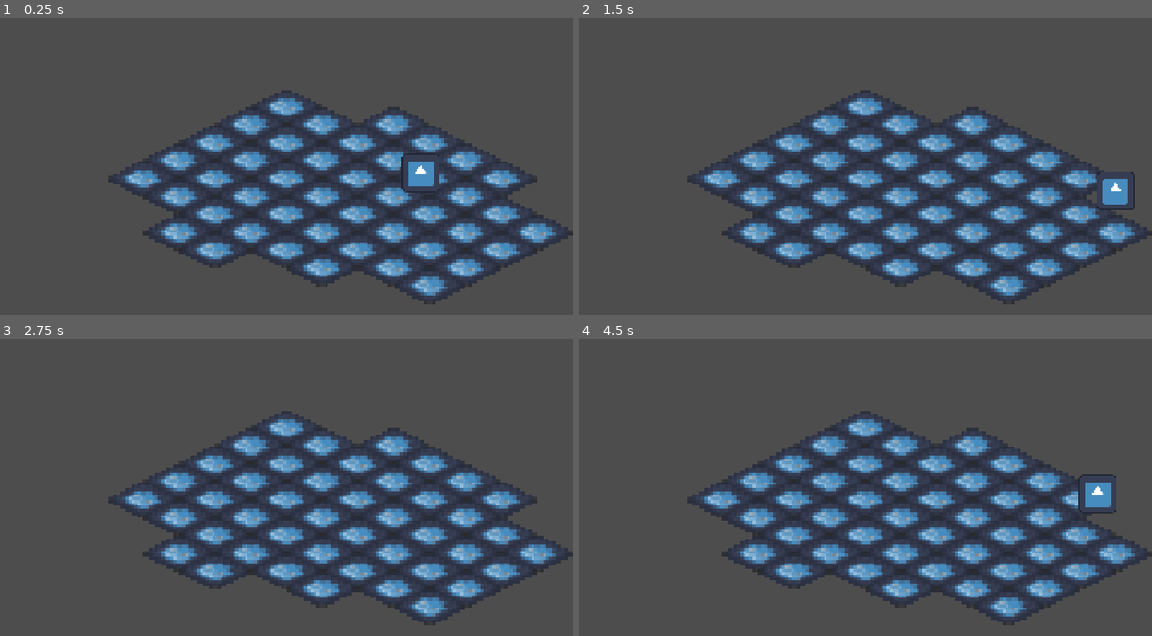
Above: before the commit, frames 1-4 (two rows, left to right).
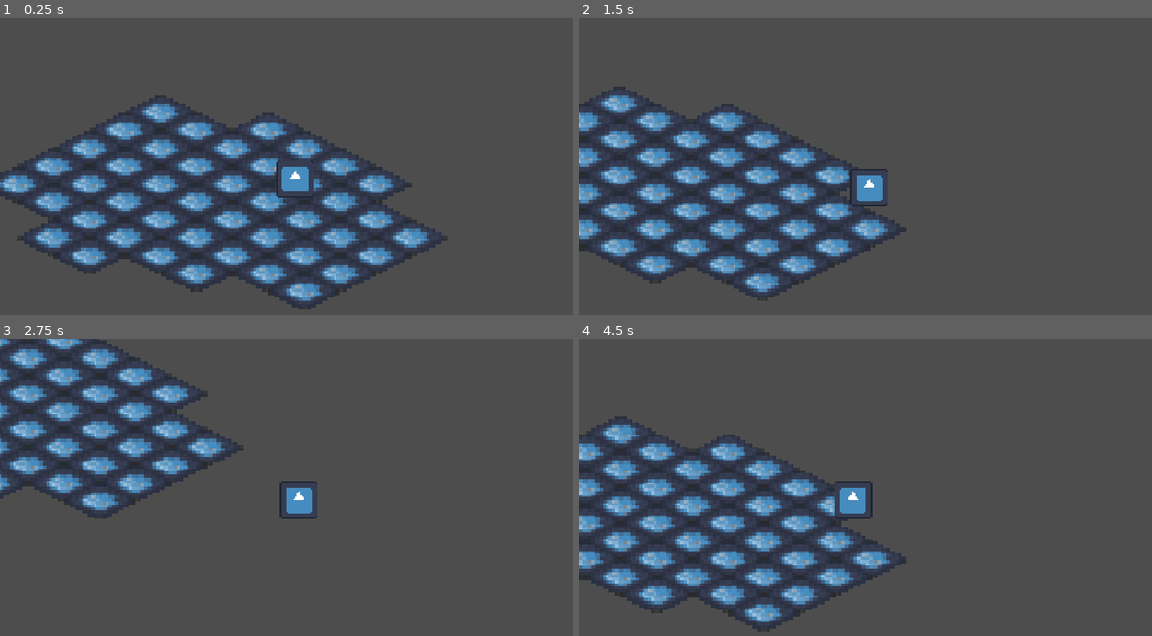
Above: after the commit, the same moments.

Repository: Dodge100/goon-game
Game: Godot game, scene res://scenes/game_scene.tscn
The game is run twice, just before and just after one commit, with the same random seed, the same clock (stepped at 60 frames per second) and the same inputs. The engine's default icon, where the game draws it, is replaced by a stand-in: a white triangle on a blue panel in a dark square.
Inputs:
- Up to frame 1 (0.25 s): no input
- Up to frame 2 (1.5 s): hold D (move_right) 0.53-1.28 s; hold S (move_down) from 1.28 s (still down)
- Up to frame 3 (2.75 s): release S (move_down) at 2.03 s; hold D (move_right) from 2.03 s (still down)
- Up to frame 4 (4.5 s): release D (move_right) at 2.78 s; hold W (move_up) 2.78-3.53 s; hold A (move_left) from 3.53 s (still down)

The runs differ from the first frame. In frame 1, 33% of the frame differs, in the area x 0-100%, y 24-99%; in frame 2, 38%, in the area x 0-100%, y 23-97%; in frame 3, 38%; in frame 4, 38%.

Commit message:
feat: add basic camera

Diff:
--- a/scenes/game_scene.tscn
+++ b/scenes/game_scene.tscn
@@ -2,6 +2,7 @@
 
 [ext_resource type="Texture2D" uid="uid://cm5epkik6y5hh" path="res://tilemap.png" id="1_onqr8"]
 [ext_resource type="PackedScene" uid="uid://be8qbmt0fe144" path="res://scenes/player.tscn" id="1_w5aja"]
+[ext_resource type="Script" uid="uid://3eoo2li2pyij" path="res://scripts/camera.gd" id="3_ycayy"]
 
 [sub_resource type="TileSetAtlasSource" id="TileSetAtlasSource_ycayy"]
 texture = ExtResource("1_onqr8")
@@ -26,5 +27,7 @@
 position = Vector2(45, -2)
 scale = Vector2(0.1, 0.1)
 
-[node name="Camera2D" type="Camera2D" parent="Node2D" unique_id=2009980100]
+[node name="Camera2D" type="Camera2D" parent="Node2D" unique_id=2009980100 node_paths=PackedStringArray("target")]
 zoom = Vector2(10, 10)
+script = ExtResource("3_ycayy")
+target = NodePath("../Player")
--- /dev/null
+++ b/scripts/camera.gd
@@ -0,0 +1,10 @@
+extends Camera2D
+
+@export var target: Node2D
+@export var interpolation: float = 10.0
+
+func _process(delta: float) -> void:
+	if not target:
+		return
+
+	global_position = global_position.lerp(target.global_position, interpolation * delta)
Not shown, added: scripts/camera.gd.uid
